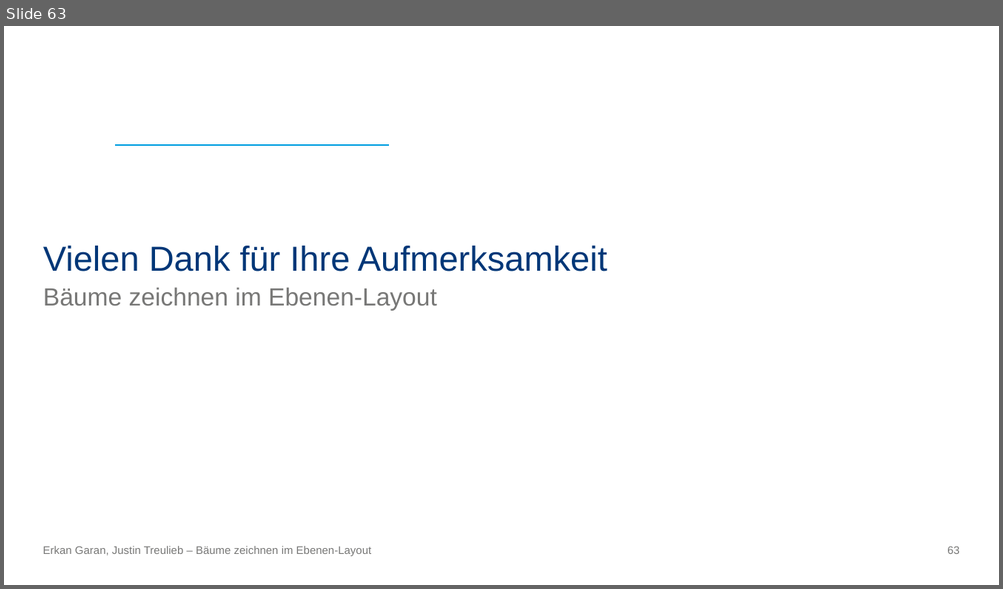
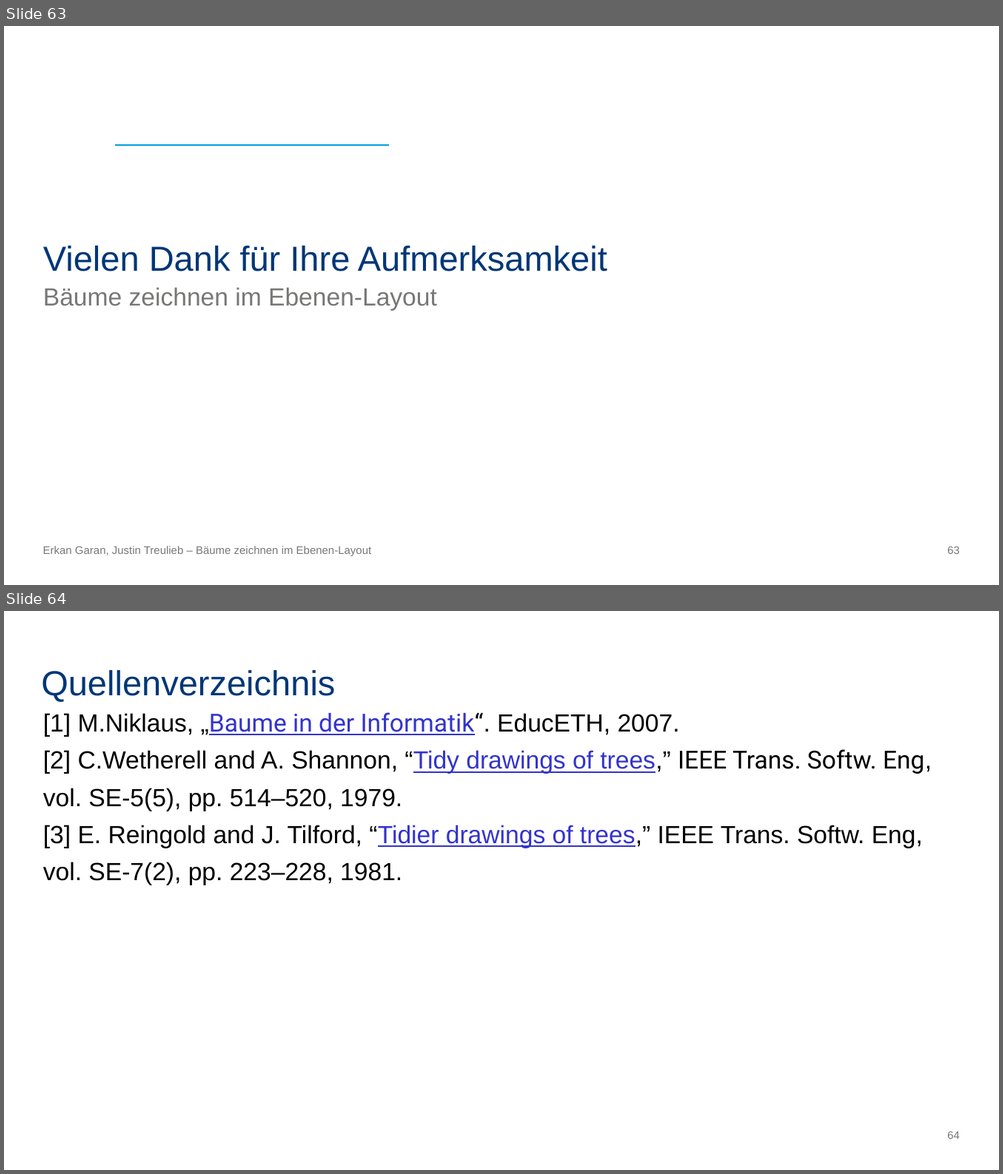
Before and after one commit to erkangrn/Praxsiprojekt, a slide deck: Powerpoint/Bäume zeichnen im Ebenen-Layout.pptx. Shown one above the other, each under a label of ours: slide 63 before the commit, slides 63 and 64 after it. The pictures are 1003x589 and 1003x1174 pixels, drawn with LibreOffice and Linux fonts; fonts in the diff are those of the drawing; background and template pictures are left out. Boxes give left, top, right and bottom in pixels: in the first picture for what was removed or moved away, otherwise in the second. Text is boxed around its words. In the diff, an @@ line names an element or a change of style, - is before the commit and + after.

Commit message:
PP

```diff
--- a/Powerpoint/Bäume zeichnen im Ebenen-Layout.pptx
+++ b/Powerpoint/Bäume zeichnen im Ebenen-Layout.pptx
@@ slide 64 added at [4, 611, 999, 1170], background #FFFFFF; not listed: 1 template element that a slide beside it also shows @@
@@ title added at [41, 670, 335, 701], 25.2 pt, text #003677 @@
+Quellenverzeichnis
@@ text added at [43, 712, 931, 886], 18 pt, text #000000 @@
+[1] M.Niklaus, „Baume in der Informatik“. EducETH, 2007.
+[2] C.Wetherell and A. Shannon, “Tidy drawings of trees,” IEEE Trans. Softw. Eng,
+vol. SE-5(5), pp. 514–520, 1979.
+[3] E. Reingold and J. Tilford, “Tidier drawings of trees,” IEEE Trans. Softw. Eng,
+vol. SE-7(2), pp. 223–228, 1981.
```
